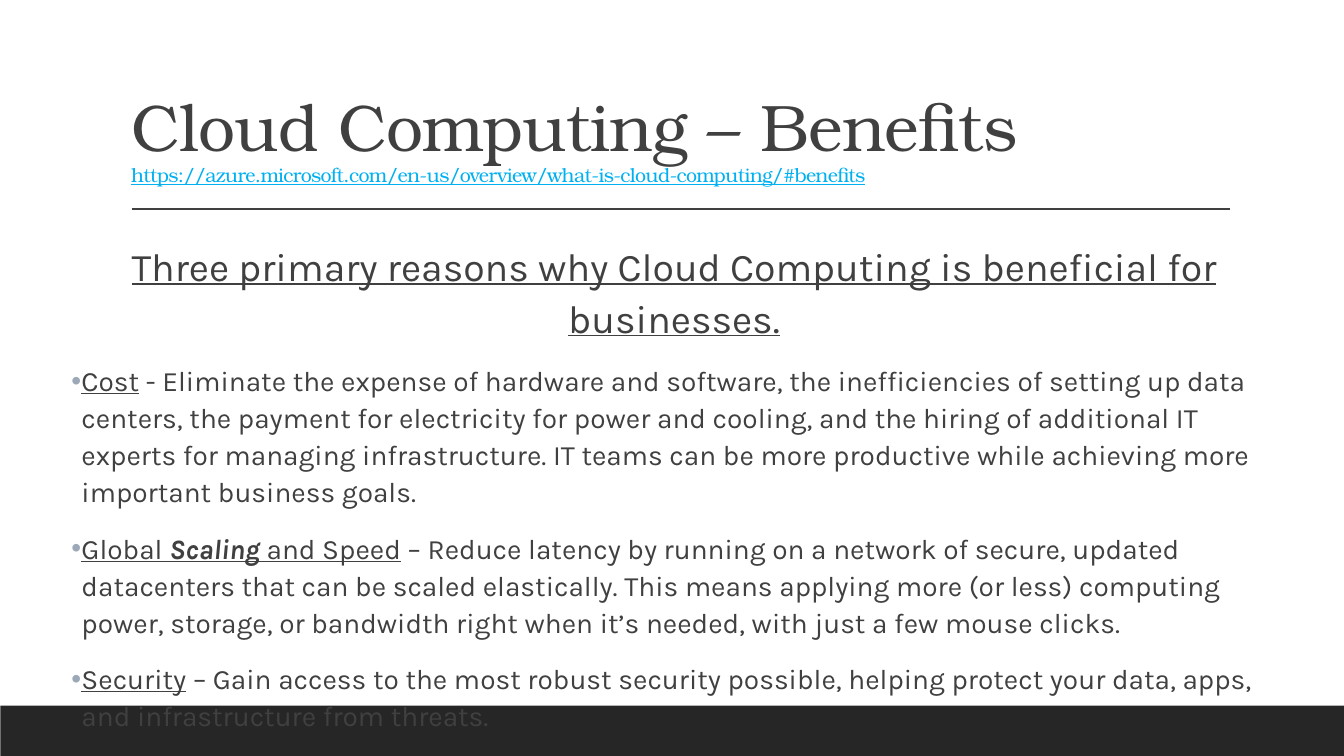
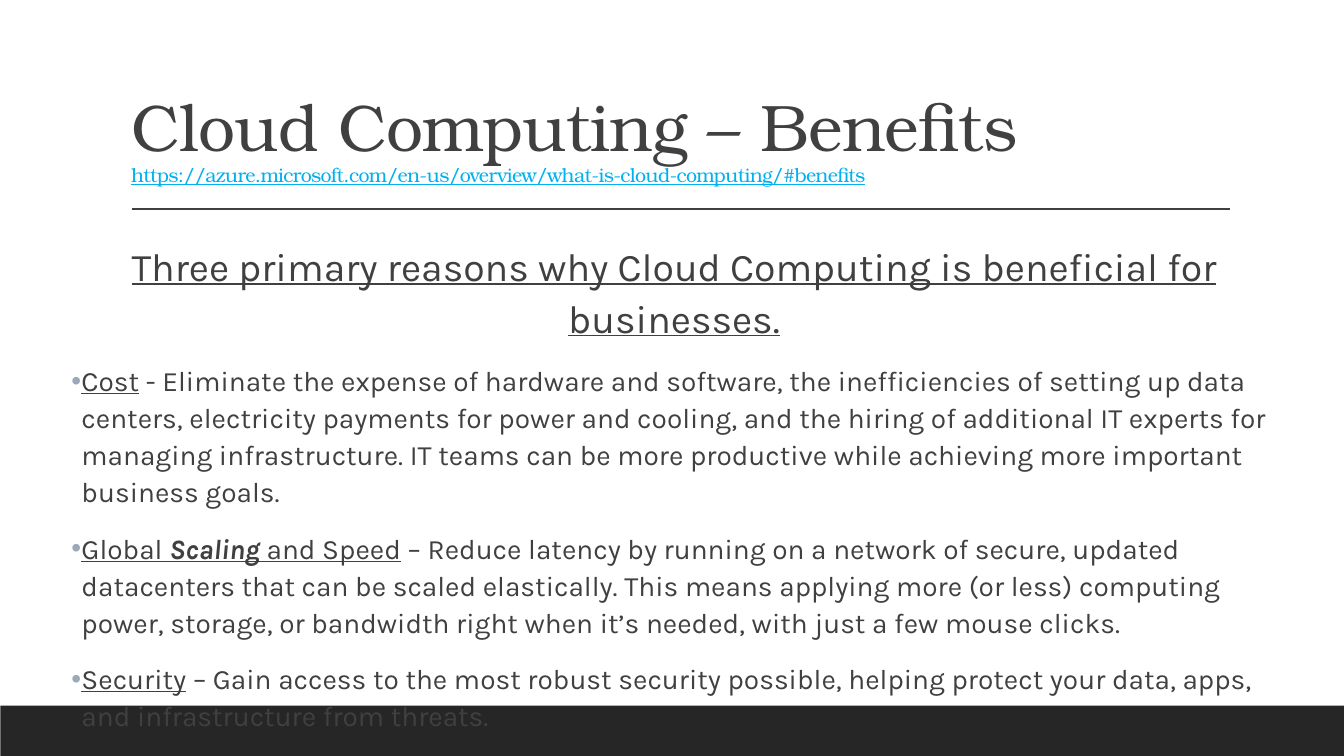
Before and after one commit to 2002-feb24-net/trainer-code, a slide deck: slide 3 of REPO_MarksCodeAndPPTs/DotNetPPTs/dotnetWeek4Ppts/D20_.NET_CloudComputingBasicsAndModels.pptx. Drawn at 1344x756 pixels with LibreOffice and Linux fonts; fonts in the diff are those of the drawing. Boxes give left, top, right and bottom in pixels: in the first picture for what was removed or moved away, otherwise in the second. Text is boxed around its words. In the diff, an @@ line names an element or a change of style, - is before the commit and + after.

Commit message:
modifies Cloud ppt

```diff
--- a/REPO_MarksCodeAndPPTs/DotNetPPTs/dotnetWeek4Ppts/D20_.NET_CloudComputingBasicsAndModels.pptx
+++ b/REPO_MarksCodeAndPPTs/DotNetPPTs/dotnetWeek4Ppts/D20_.NET_CloudComputingBasicsAndModels.pptx
@@ text at (x1=81, y1=371, x2=1265, y2=509): text changed @@
-• Cost - Eliminate the expense of hardware and software, the inefficiencies of setting up data centers, the payment for electricity for power and cooling, and the hiring of additional IT experts for managing infrastructure. IT teams can be more productive while achieving more important business goals.
+• Cost - Eliminate the expense of hardware and software, the inefficiencies of setting up data centers, electricity payments for power and cooling, and the hiring of additional IT experts for managing infrastructure. IT teams can be more productive while achieving more important business goals.
```
Also in this commit, not shown: 5 other slides changed, 4 other files.
